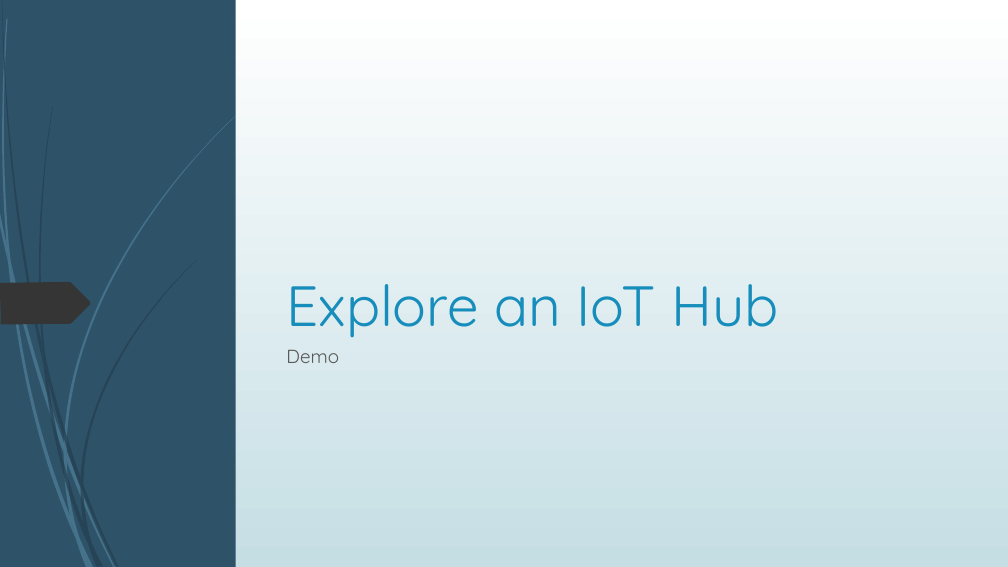
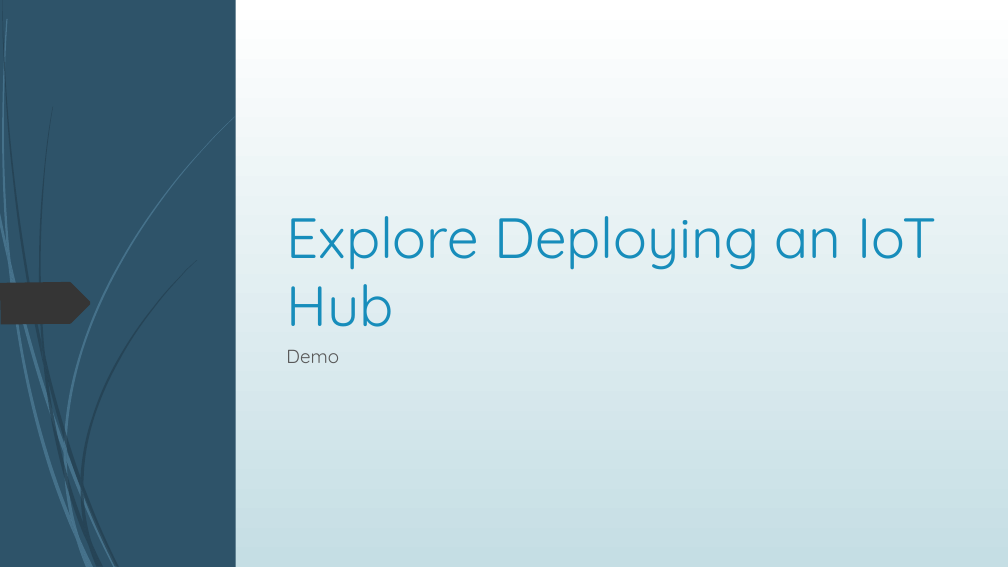
Before and after one commit to blgorman/IntroToIoT, a slide deck: slide 7 of IntroductionToIoT.pptx (slide 6 before the commit). Drawn at 1008x567 pixels with LibreOffice and Linux fonts; fonts in the diff are those of the drawing. Boxes give left, top, right and bottom in pixels: in the first picture for what was removed or moved away, otherwise in the second. Text is boxed around its words. In the diff, an @@ line names an element or a change of style, - is before the commit and + after.

Commit message:
slides

```diff
--- a/IntroductionToIoT.pptx
+++ b/IntroductionToIoT.pptx
@@ title at bbox=[286, 216, 936, 327]: text changed @@
-Explore an IoT Hub
+Explore Deploying an IoT Hub
```
Also in this commit, not shown: 1 other slide changed, 7 slides added.
